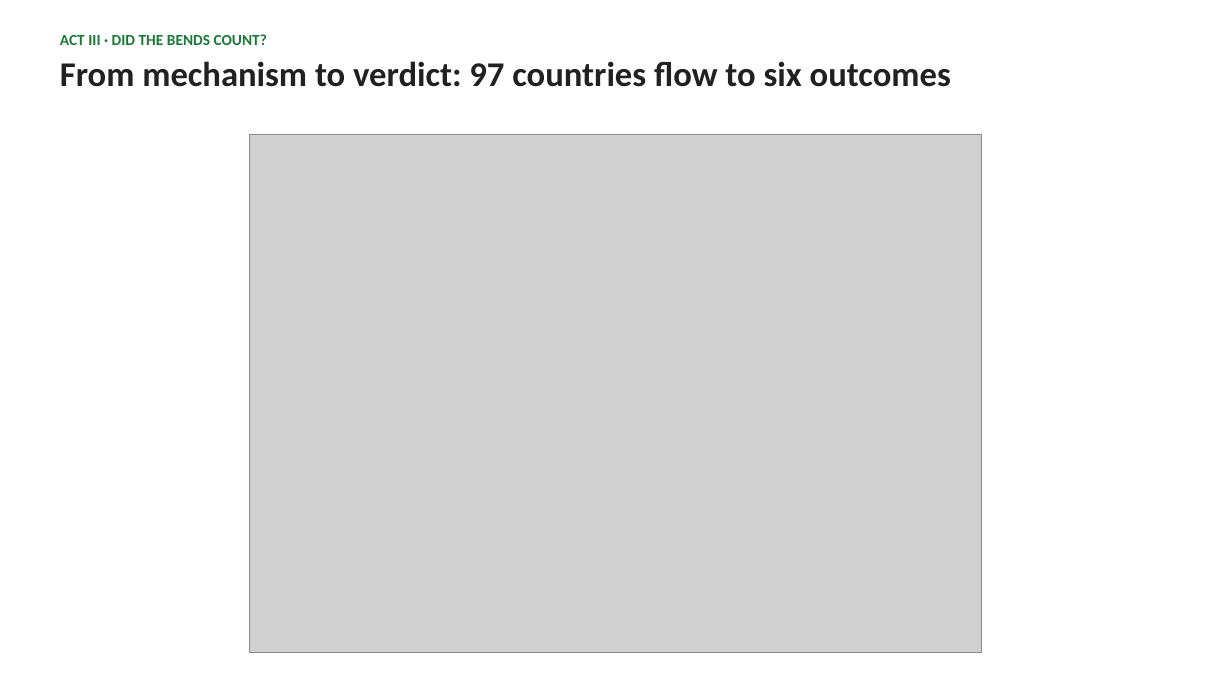
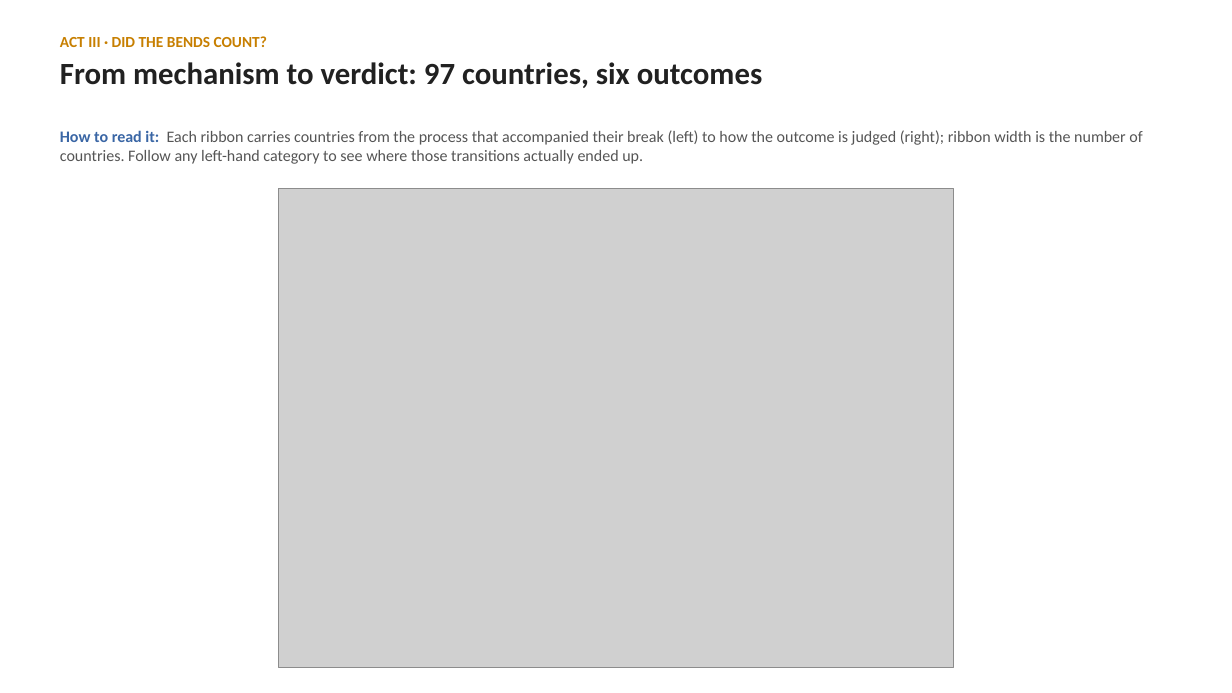
Before and after one commit to cwejnert/HDI-Happiness, a slide deck: slide 14 of carbon_breakpoints_takeaway_figures/what_bends_the_curve_final.pptx. Drawn at 1232x693 pixels with LibreOffice and Linux fonts; fonts in the diff are those of the drawing; grey boxes stand for pictures. Boxes give left, top, right and bottom in pixels: in the first picture for what was removed or moved away, otherwise in the second. Text is boxed around its words. In the diff, an @@ line names an element or a change of style, - is before the commit and + after.

```diff
--- a/carbon_breakpoints_takeaway_figures/what_bends_the_curve_final.pptx
+++ b/carbon_breakpoints_takeaway_figures/what_bends_the_curve_final.pptx
@@ text at [60, 36, 267, 47]: text colour #1B7837 to #C77F00 in "ACT III · DID THE BENDS COUNT?" @@
@@ text at [60, 62, 762, 88]: text changed; size 27 to 24 pt @@
-From mechanism to verdict: 97 countries flow to six outcomes
+From mechanism to verdict: 97 countries, six outcomes
@@ text added at [60, 130, 1142, 164], 12.5 pt, text #555555 @@
+How to read it: Each ribbon carries countries from the process that accompanied their break (left) to how the outcome is judged (right); ribbon width is the number of countries. Follow any left-hand category to see where those transitions actually ended up.
@@ picture: place and size @@
-picture at [250, 134, 982, 653]
+picture at [278, 189, 954, 667]
```
Also in this commit, not shown: 15 other slides changed, 5 slides added, 5 slides removed, 2 other files.
